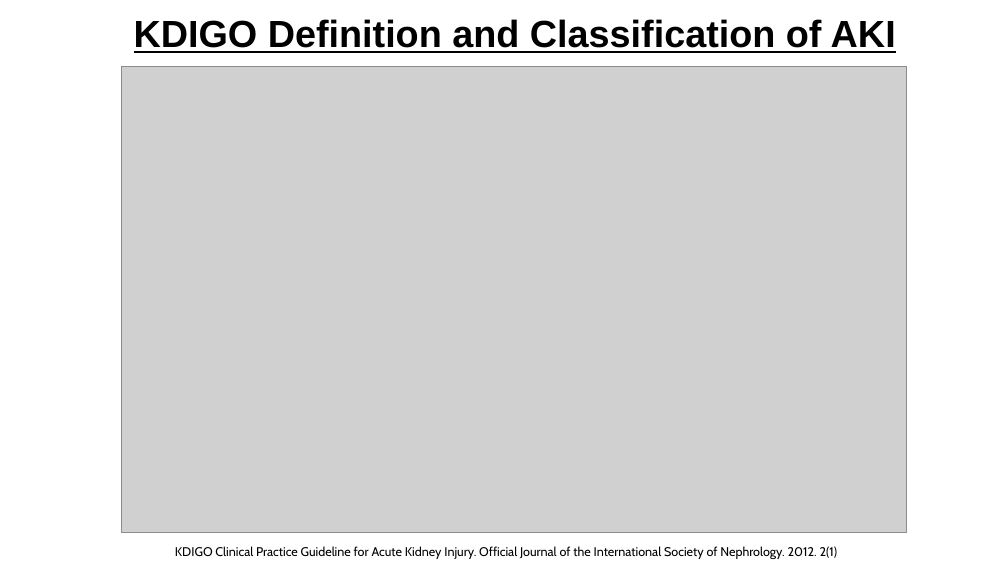
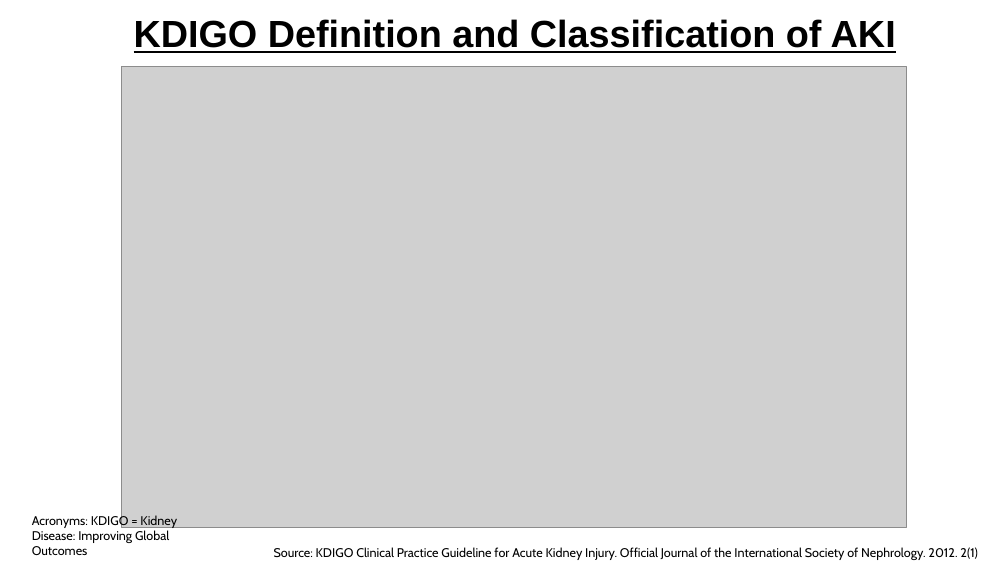
Before and after one commit to AngelJeriko/Juptyer-Janitors-Wrangling-project, a slide deck: slide 3 of final presentation.pptx. Drawn at 1008x567 pixels with LibreOffice and Linux fonts; fonts in the diff are those of the drawing; grey boxes stand for pictures. Boxes give left, top, right and bottom in pixels: in the first picture for what was removed or moved away, otherwise in the second. Text is boxed around its words. In the diff, an @@ line names an element or a change of style, - is before the commit and + after.

```diff
--- a/final presentation.pptx
+++ b/final presentation.pptx
@@ picture: place and size @@
-picture at [121, 67, 907, 533]
+picture at [121, 67, 907, 527]
@@ text added at [32, 514, 177, 555], 12 pt, text #000000 @@
+Acronyms: KDIGO = Kidney Disease: Improving Global Outcomes
@@ text at [274, 547, 977, 560]: text changed @@
-KDIGO Clinical Practice Guideline for Acute Kidney Injury. Official Journal of the International Society of Nephrology. 2012. 2(1)
+Source: KDIGO Clinical Practice Guideline for Acute Kidney Injury. Official Journal of the International Society of Nephrology. 2012. 2(1)
```
Also in this commit, not shown: 4 other slides changed, 1 other file.
